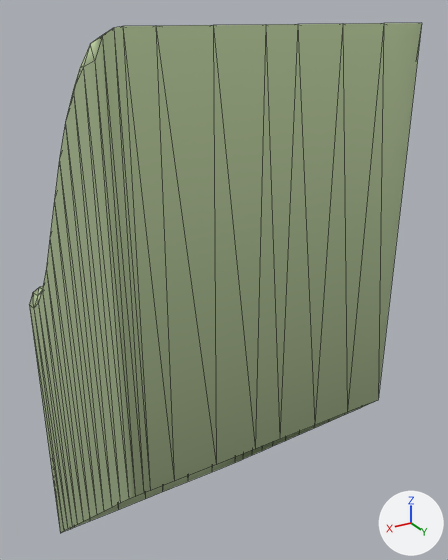
One commit to the glTF model ground/ground-ramp-r-01.glb: the scene before it, then after it.
One viewpoint serves both versions: a 50 mm camera at (1.0, 1.88, 1.03) aimed at (-0.14, -0.02, 0.07). The lights are fixed; the arrows at lower right show +X, +Y and +Z. The picture after the commit comes second. Mesh edges are drawn as thin lines.

Names of what the first picture shows: 'ground-ramp-r-01'.
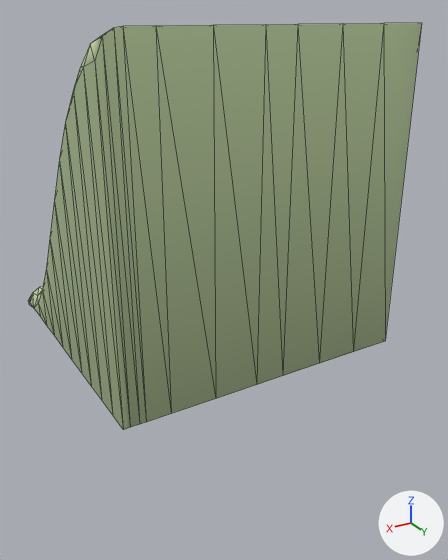
Location of each change, [x1, y1, x2, y2] in pixels of the pictures (448 x 560 px):
'ground-ramp-r-01', reshaped (20% shorter): before [29, 23, 422, 533]; after [28, 23, 422, 430]

Diff of the bpy script that builds the scene:
```diff
--- a/ground/ground-ramp-r-01.glb.py
+++ b/ground/ground-ramp-r-01.glb.py
@@ me_ground_ramp_r_01 @@
 # used by ob_ground_ramp_r_01; location = (0.0, 0.0, 0.0)
-me_ground_ramp_r_01.from_pydata(...)  # 174 vertices, 304 faces; spans x -0.5..0.5, y -0.5..0.5, z -1.3..1.0
+me_ground_ramp_r_01.from_pydata(...)  # 174 vertices, 304 faces; spans x -0.5..0.5, y -0.5..0.5, z -0.07..1.0
+# me_ground_ramp_r_01 part 1: all 42 vertices in x -0.5..0.5, y -0.5..0.5, z -1.3..-0.3 are scaled about their middle by (1, 1, 0), then moved by (0.0, 0.0, 0.75)
 me_ground_ramp_r_01.materials.append(mat_ground)
```
